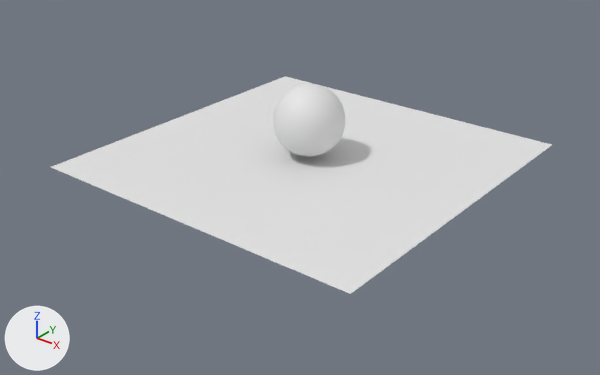
Renders of the COLLADA model build/res/goop.dae from each side of a commit.
One viewpoint serves both versions: a 50 mm lens placed at (13.15, -16.84, 9.35), pointed at (0.33, -0.81, -0.59). The axes (+X, +Y, +Z) are drawn at lower left. The lights are the same throughout. Where no turn or scale is listed for an object, it has been applied to the vertices.
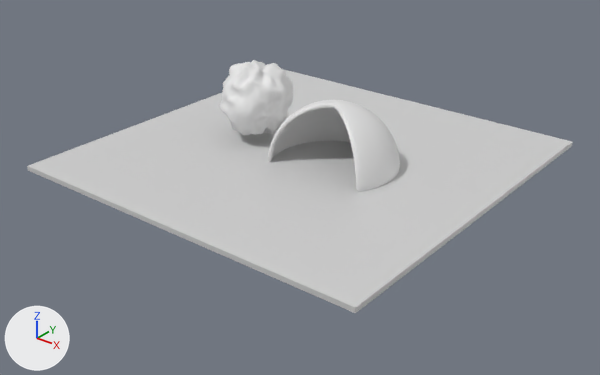
Pixel boxes [x1, y1, x2, y2] of what changed, in the pictures (600 x 375 px):
```json
{"object": "Cube", "change": "added", "after": [27, 69, 573, 313]}
{"object": "Plane", "change": "deleted", "before": [51, 76, 552, 294]}
{"object": "Sphere", "change": "moved", "before": [273, 84, 346, 157], "after": [219, 60, 293, 136]}
{"object": "Sphere_001", "change": "added", "after": [268, 100, 400, 192]}
```

Edits to the scene script, one JSON object a line:
```json
{"op": "add", "block": "mat_material", "code": ["mat_material = principled_material('Material')", "mat_material.base_color = (0.64, 0.64, 0.64)  # light grey #d1d1d1", "mat_material.roughness = 0.44"]}
{"op": "add", "block": "me_sphere_001", "code": ["me_sphere_001 = bpy.data.meshes.new('Sphere.001')", "me_sphere_001.from_pydata(...)  # 1518 vertices, 3032 faces; spans x -1.79..1.79, y -1.17..1.6, z 0.03..1.85"]}
{"op": "add", "block": "me_cube", "code": ["me_cube = bpy.data.meshes.new('Cube')", "me_cube.from_pydata(...)  # a box spanning x -5.42..5.42, y -5.42..5.42, z -0.07..0.07", "me_cube.materials.append(mat_material)  # light grey #d1d1d1"]}
{"op": "remove", "block": "ob_plane", "code": ["ob_plane = bpy.data.objects.new('Plane', me_plane_001)", "ob_plane.location = (0.0, 0.0, 0.0)"]}
{"op": "set", "path": "ob_sphere.location", "old": "(0.0, 0.0, 1.06)", "new": "(-1.92, 0.0, 1.26)"}
{"op": "add", "block": "ob_sphere_001", "code": ["ob_sphere_001 = bpy.data.objects.new('Sphere_001', me_sphere_001)", "ob_sphere_001.location = (0.98, 0.0, -0.03)"]}
{"op": "add", "block": "ob_cube", "code": ["ob_cube = bpy.data.objects.new('Cube', me_cube)", "ob_cube.location = (0.0, 0.0, 0.0)"]}
```
